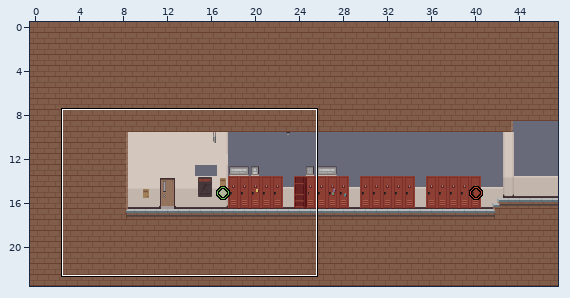
An edit to a level. LDtk project, public/assets/ldtk/map.ldtk. Above: a wide view before the commit, with the close-up outlined.
Close-up. Before the commit:
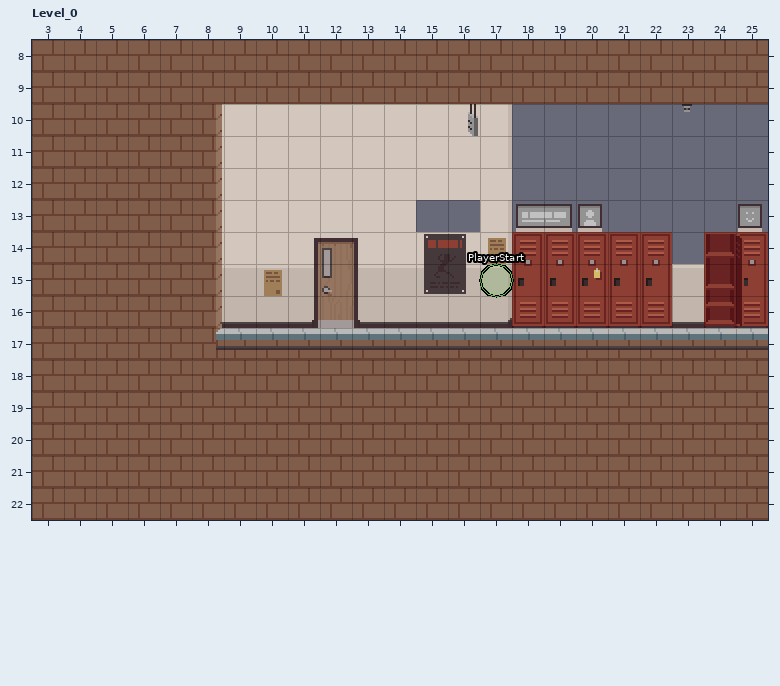
Cells are 16x16 px. Shown: Level_0 x 3..25, y 8..22. The commit also changed other parts of the map, which this record leaves out. Not drawn, because the pictures are missing: unchanged layer "BG1".
New version:
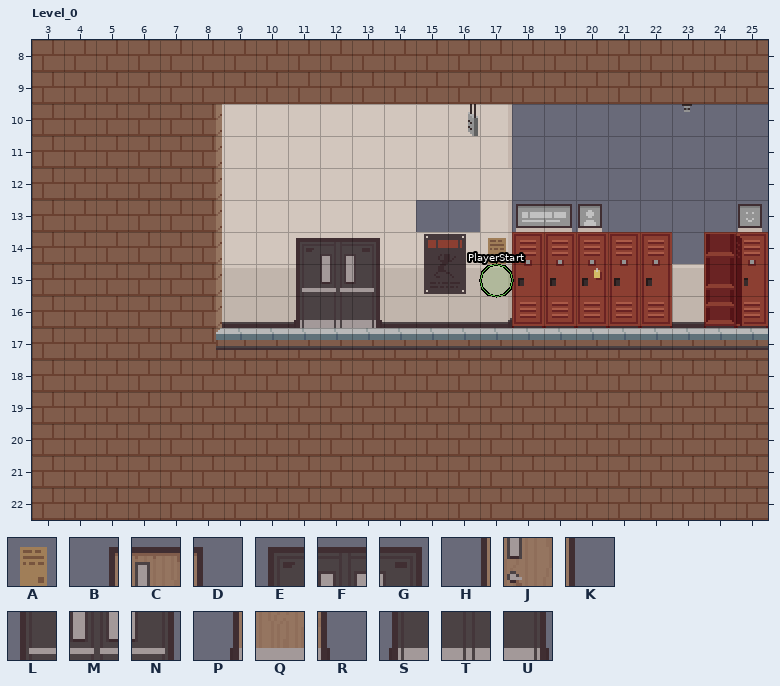
Key: from "Obj": A 19, B 42, C 43, D 44, E 45, F 46, G 47, H 58, J 59, K 60, L 61, M 62, N 63, P 74, Q 75, R 76, S 77, T 78, U 79.
_ is an empty cell.
Difference:
Layer "Obj":
Tile B becomes tile E in row 14 at x 11.
Tile C becomes tile F in row 14 at x 12.
Tile D becomes tile G in row 14 at x 13.
Tile H becomes tile L in row 15 at x 11.
Tile J becomes tile M in row 15 at x 12.
Tile K becomes tile N in row 15 at x 13.
Tile P becomes tile S in row 16 at x 11.
Tile Q becomes tile T in row 16 at x 12.
Tile R becomes tile U in row 16 at x 13.
The edit erases tile A in row 15 at x 10.
Where, in picture pixels (left, top, right, bottom), the same in both close-ups:
changed: (264, 238, 382, 328)
